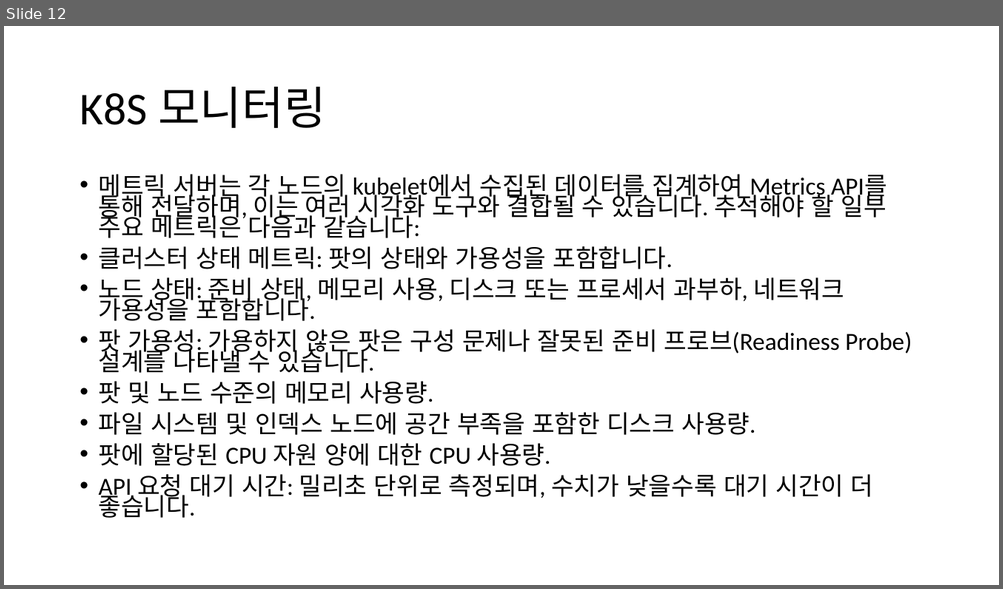
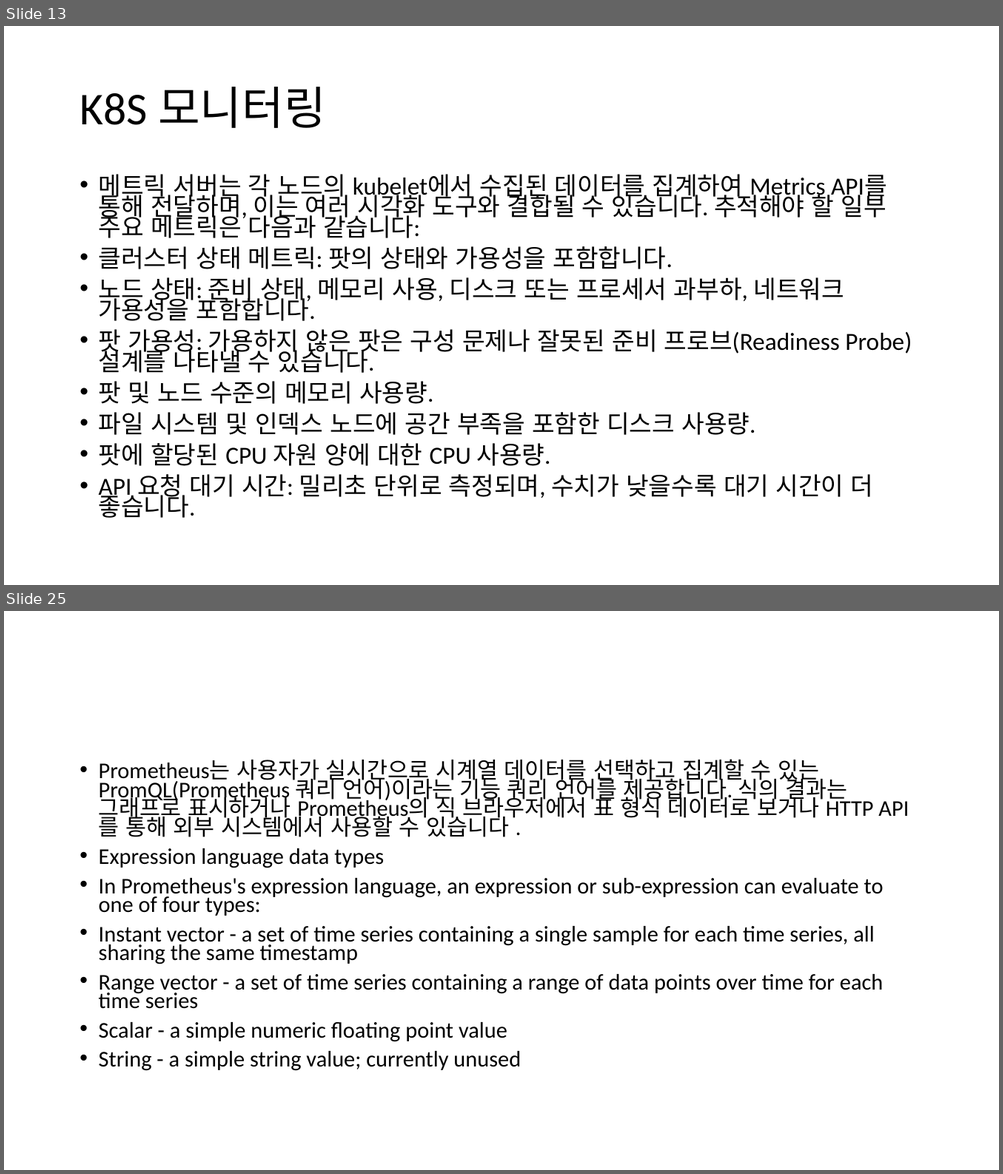
Before and after one commit to sangwonchoi/observability, a slide deck: Session PPT.pptx. Shown one above the other, each under a label of ours: slide 12 before the commit, slides 13 and 25 after it; the slides between them are not shown. The pictures are 1003x589 and 1003x1174 pixels, drawn with LibreOffice and Linux fonts; fonts in the diff are those of the drawing; background and template pictures are left out. Boxes give left, top, right and bottom in pixels: in the first picture for what was removed or moved away, otherwise in the second. Text is boxed around its words. In the diff, an @@ line names an element or a change of style, - is before the commit and + after.

```diff
--- a/Session PPT.pptx
+++ b/Session PPT.pptx
@@ slide 25 added at [4, 611, 999, 1170], background #FFFFFF @@
@@ text added at [99, 759, 883, 1071], 21.7 pt, text #000000 @@
+• Prometheus는 사용자가 실시간으로 시계열 데이터를 선택하고 집계할 수 있는 PromQL(Prometheus 쿼리 언어)이라는 기능 쿼리 언어를 제공합니다. 식의 결과는 그래프로 표시하거나 Prometheus의 식 브라우저에서 표 형식 데이터로 보거나 HTTP API를 통해 외부 시스템에서 사용할 수 있습니다 .
+• Expression language data types
+• In Prometheus's expression language, an expression or sub-expression can evaluate to one of four types:
+• Instant vector - a set of time series containing a single sample for each time series, all sharing the same timestamp
+• Range vector - a set of time series containing a range of data points over time for each time series
+• Scalar - a simple numeric floating point value
+• String - a simple string value; currently unused
@@ what was slide 12 is now slide 13 @@
```
Also in this commit, not shown: 2 slides changed, 15 other slides added, 1 slide removed, 3 other files.
